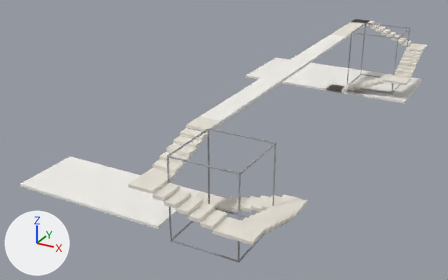
The glTF model examples/walkthrough/ideal/diagram.glb as it was, and as the next commit left it.
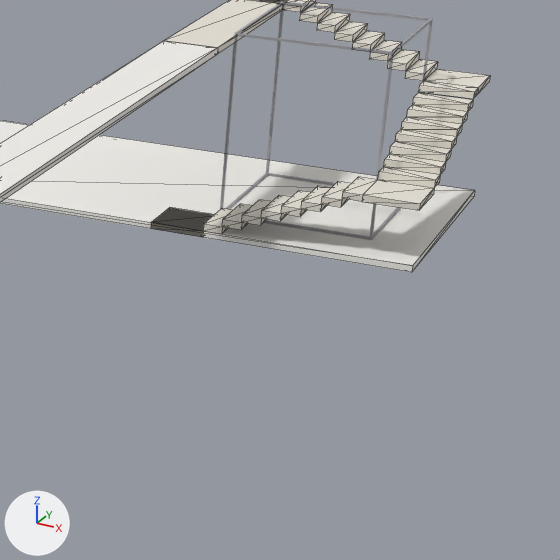
Old and new are each drawn whole from a 50 mm lens placed at (24.1, -42.4, 15.7), pointed at (6.3, -10.0, -0.5) and again close up on the part from 63% to 100% of the width and 8% to 68% of the height. The lights are fixed; the arrows at lower left show +X, +Y and +Z. The last two pictures show the newer version. The close-ups show mesh edges as thin lines. Vertices at exactly the same position are counted once.

In view in the first close-up: 'atrium', 'floor', 'stairs'.
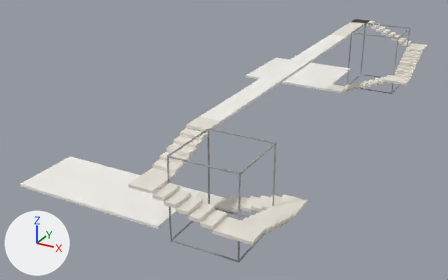
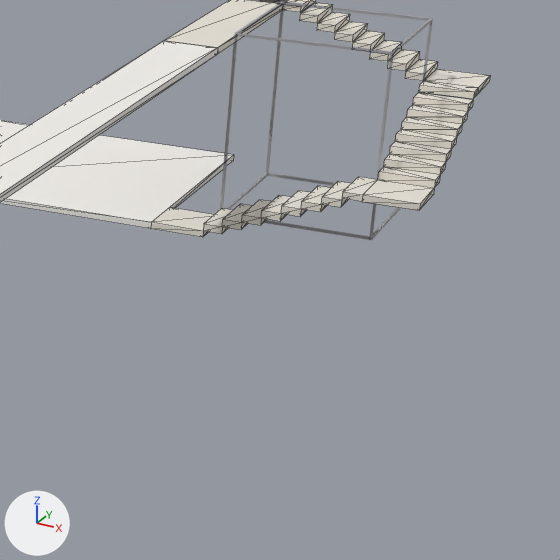
Where the change shows, as pixel boxes [x1, y1, x2, y2] in the close-ups (560 x 560 px; the box of a moved part takes in the faces that stretch with it):
'floor', reshaped
    before: [0, 41, 475, 272]
    after: [0, 41, 234, 229]
part 1 of me_floor, moved or reshaped
    before: [0, 120, 475, 272]
    after: [0, 120, 234, 229]

What changed in the scene script:
```text
Change me_floor:
    used by ob_floor; location = (0.0, 0.0, 0.0)
    before: 1 (15.0, 1.5, 0.0) at pixel (412, 265), 2 (15.0, 7.5, 0.0) at pixel (474, 190), 5 (15.0, 7.5, -0.2) at pixel (474, 196), 6 (15.0, 1.5, -0.2) at pixel (411, 272)
    remove me_floor.from_pydata(...)  # 24 vertices, 36 faces; spans x 0.0..15.0, y -21.5..7.5, z -0.2..4.2
    add me_floor.from_pydata(...)  # 24 vertices, 36 faces; spans x 0.0..10.2, y -21.5..7.5, z -0.2..4.2
    me_floor part 1
    add for i in [1, 2, 5, 6]: me_floor.vertices[i].co += Vector((-6.0, 0.0, 0.0))
```
